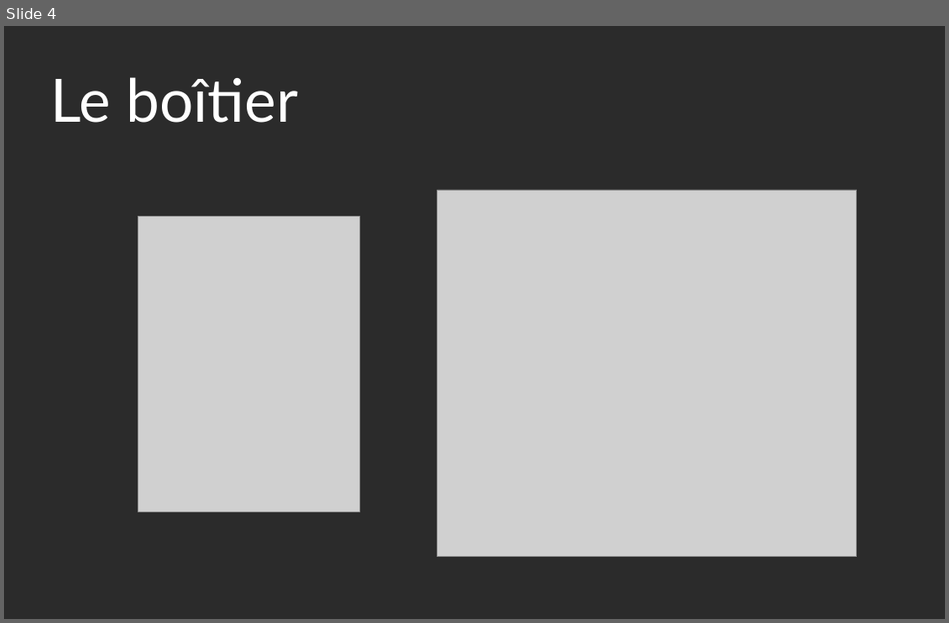
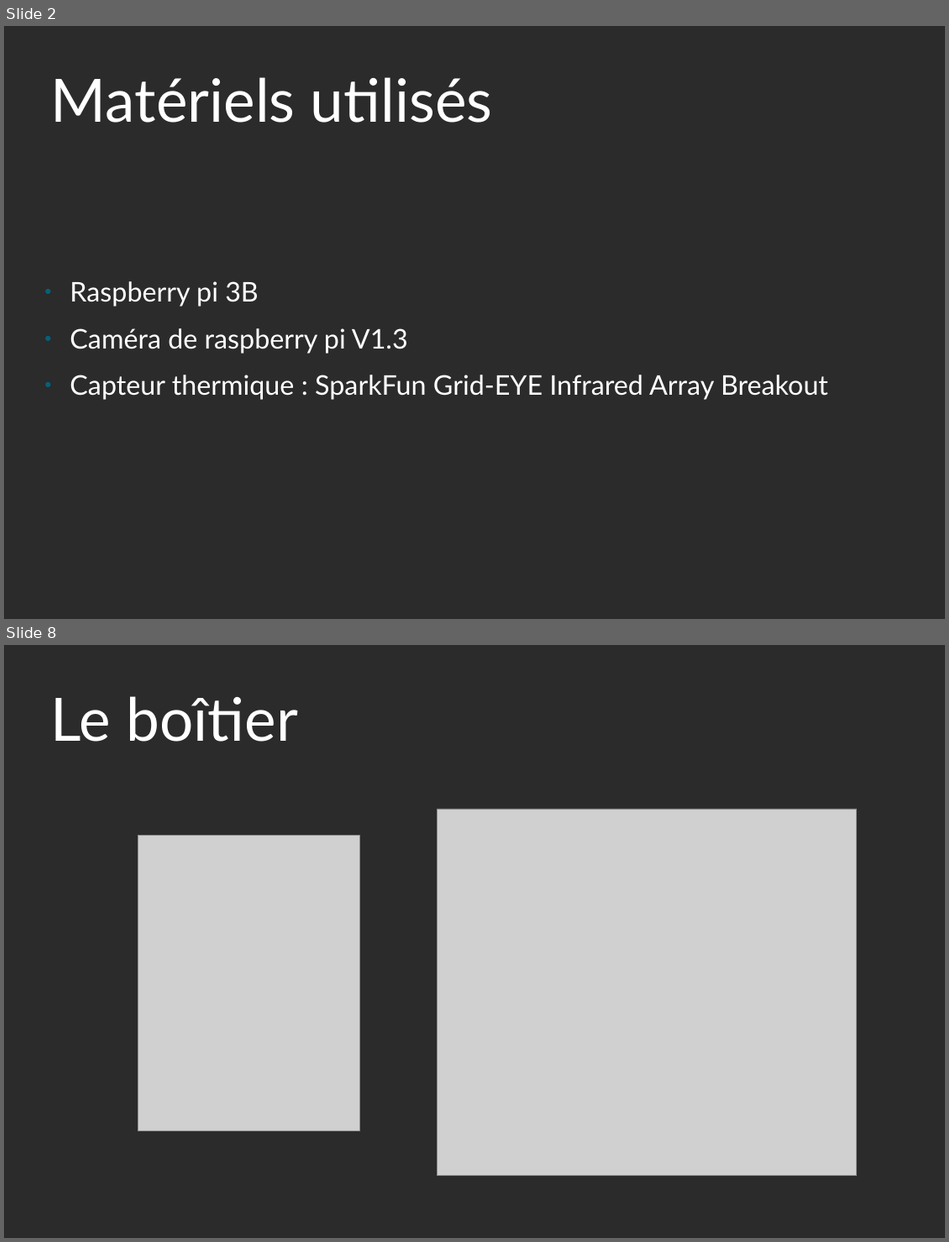
Before and after one commit to yannou38/ImageFusion, a slide deck: presM2M.odp. Shown one above the other, each under a label of ours: slide 4 before the commit, slides 2 and 8 after it; the slides between them are not shown. The pictures are 949x623 and 949x1242 pixels, drawn with LibreOffice and Linux fonts; fonts in the diff are those of the drawing; grey boxes stand for pictures; background and template pictures are left out; a plain dark background stands for a picture behind light text. Boxes give left, top, right and bottom in pixels: in the first picture for what was removed or moved away, otherwise in the second. Text is boxed around its words. In the diff, an @@ line names an element or a change of style, - is before the commit and + after.

```diff
--- a/presM2M.odp
+++ b/presM2M.odp
@@ slide 2 added at bbox=[4, 26, 945, 619], background picture (left out) @@
@@ title added at bbox=[51, 77, 492, 123], 60 pt, text #FFFFFF @@
+Matériels utilisés
@@ text added at bbox=[70, 281, 828, 400], 27.2 pt, text #FFFFFF @@
+● Raspberry pi 3B
+● Caméra de raspberry pi V1.3
+● Capteur thermique : SparkFun Grid-EYE Infrared Array Breakout
@@ what was slide 4 is now slide 8 @@
```
Also in this commit, not shown: 3 slides changed, 6 other slides added, 1 slide removed, 5 other files.
